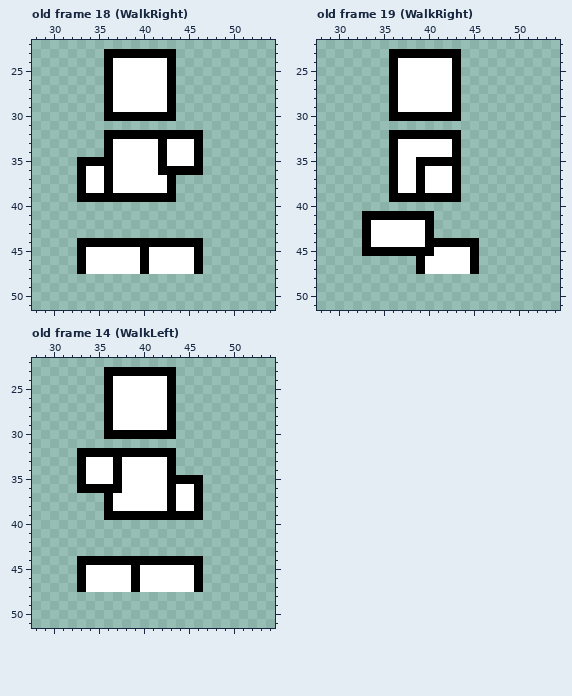
Pixel-art file: res/images/player.ase. Above, as it was before the edit.
80x64 pixels, 33 frames. Shown: old frame 18 (WalkRight): x 28..54, y 22..51; old frame 19 (WalkRight): x 28..54, y 22..51; old frame 14 (WalkLeft): x 28..54, y 22..51. The commit also changed other frames, which this record leaves out.
And afterwards:
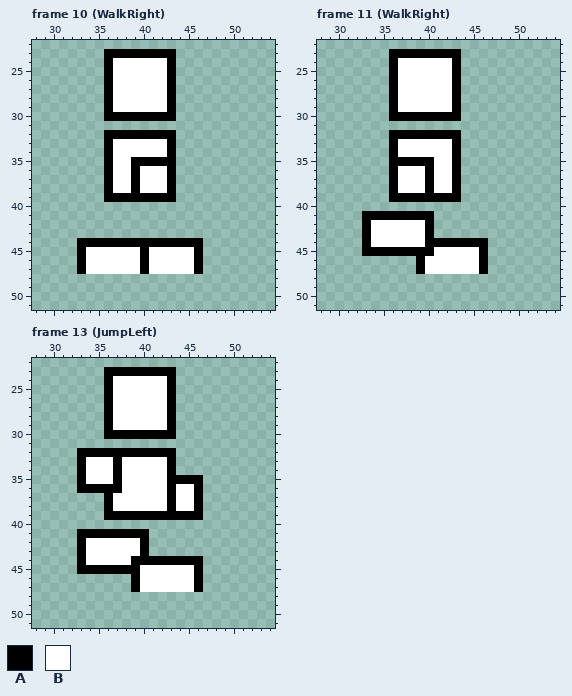
Palette (. is transparent): A #000000  B #ffffff
A new or re-ordered frame is compared with the old frame closest to it.
From old to new:
frames 33 -> 53
--- frame 10 (WalkRight) against old frame 18 (WalkRight), layer "Layer 1"
@@ x 31..48 @@
 31 ..................
-32 .....AAAAAAAAAAA..
-33 .....ABBBBBABBBA..
-34 .....ABBBBBABBBA..
-35 ..AAAABBBBBABBBA..
-36 ..ABBABBBBBAAAAA..
-37 ..ABBABBBBBBA.....
-38 ..ABBABBBBBBA.....
-39 ..AAAAAAAAAAA.....
+32 .....AAAAAAAA.....
+33 .....ABBBBBBA.....
+34 .....ABBBBBBA.....
+35 .....ABBAAAAA.....
+36 .....ABBABBBA.....
+37 .....ABBABBBA.....
+38 .....ABBABBBA.....
+39 .....AAAAAAAA.....
 40 ..................
--- frame 11 (WalkRight) against old frame 19 (WalkRight), layer "Layer 1"
@@ x 35..44 @@
 34 .ABBBBBBA.
-35 .ABBAAAAA.
-36 .ABBABBBA.
-37 .ABBABBBA.
-38 .ABBABBBA.
+35 .AAAAABBA.
+36 .ABBBABBA.
+37 .ABBBABBA.
+38 .ABBBABBA.
 39 .AAAAAAAA.
@@ x 43..48 @@
 43 ......
-44 AAA...
-45 BBA...
-46 BBA...
-47 BBA...
+44 AAAA..
+45 BBBA..
+46 BBBA..
+47 BBBA..
 48 ......
--- frame 13 (JumpLeft) is new; against old frame 14 (WalkLeft), layer "Layer 1"
@@ x 31..42 @@
 40 ............
-41 ............
-42 ............
-43 ............
-44 ..AAAAAAAAAA
-45 ..ABBBBBABBB
-46 ..ABBBBBABBB
-47 ..ABBBBBABBB
+41 ..AAAAAAAA..
+42 ..ABBBBBBA..
+43 ..ABBBBBBA..
+44 ..ABBBBBAAAA
+45 ..AAAAAAABBB
+46 ........ABBB
+47 ........ABBB
 48 ............
Where, in picture pixels (left, top, right, bottom), the same in both pictures:
changed: (77, 130, 203, 202)
changed: (398, 157, 452, 193)
changed: (470, 238, 488, 274)
changed: (77, 529, 149, 592)
